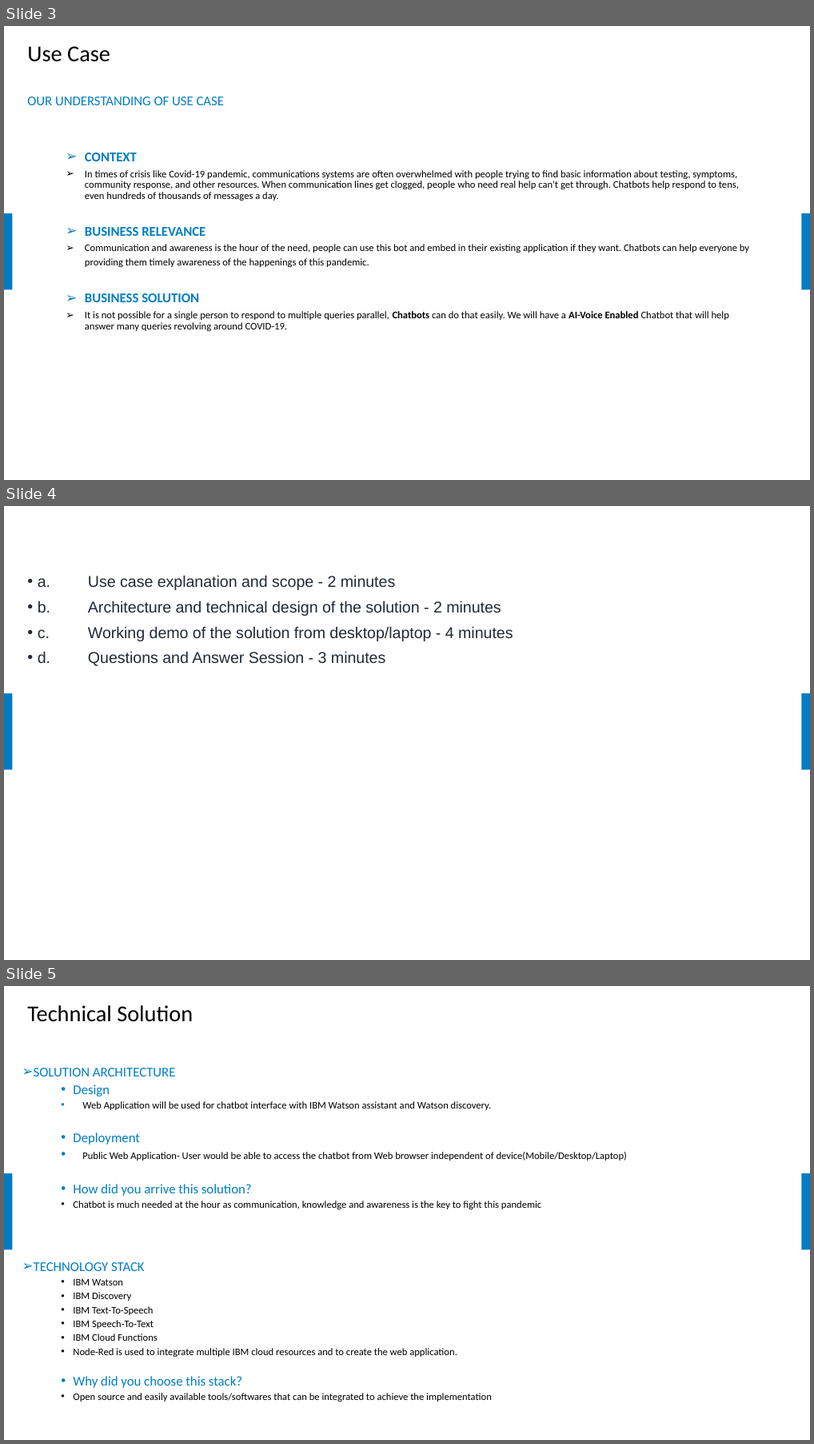
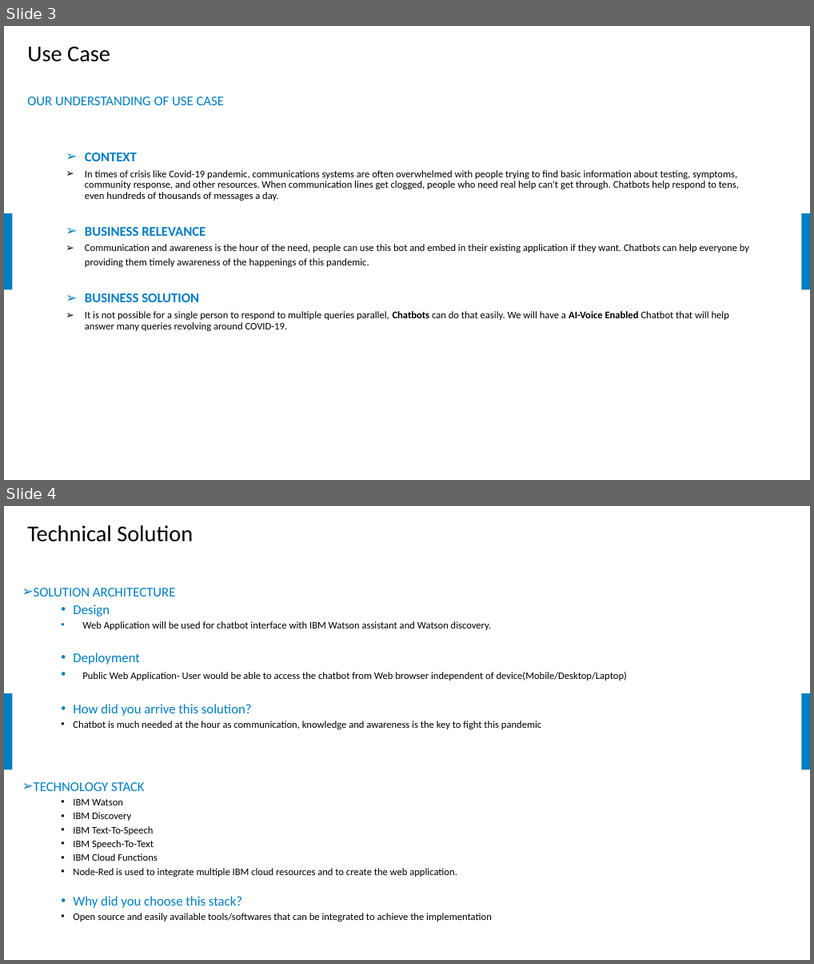
Before and after one commit to vs28031996/HackIt, a slide deck: Presentation/OpenHackwithIBM_Solution_Final.pptx. Shown one above the other, each under a label of ours: slides 3, 4 and 5 before the commit, slides 3 and 4 after it. The pictures are 814x1444 and 814x964 pixels, drawn with LibreOffice and Linux fonts; fonts in the diff are those of the drawing; background and template pictures are left out. Boxes give left, top, right and bottom in pixels: in the first picture for what was removed or moved away, otherwise in the second. Text is boxed around its words. In the diff, an @@ line names an element or a change of style, - is before the commit and + after.

```diff
--- a/Presentation/OpenHackwithIBM_Solution_Final.pptx
+++ b/Presentation/OpenHackwithIBM_Solution_Final.pptx
@@ slide 4 removed at [4,506,810,960], background #FFFFFF; not listed: 2 template elements that a slide beside it also shows @@
@@ text removed at [38,575,513,666] @@
-• a. Use case explanation and scope - 2 minutes
-• b. Architecture and technical design of the solution - 2 minutes
-• c. Working demo of the solution from desktop/laptop - 4 minutes
-• d. Questions and Answer Session - 3 minutes
@@ what was slide 5 is now slide 4 @@
```
